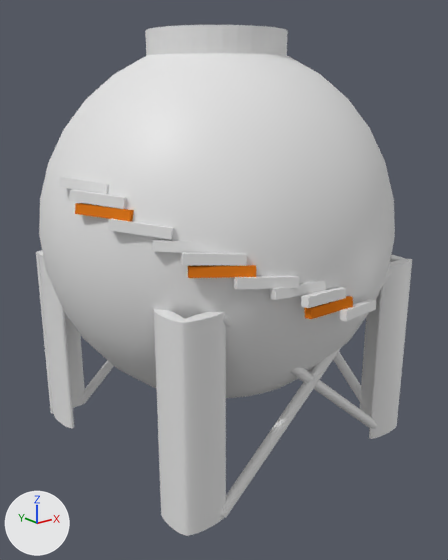
A saved change to the Blender file Madiyar/capacity.blend.
Rendered twice from a 50 mm lens placed at (-4.98, -6.21, 3.54), pointed at (0.16, 0.22, 0.97). The axes (+X, +Y, +Z) are drawn at lower left. The lights are the same throughout.
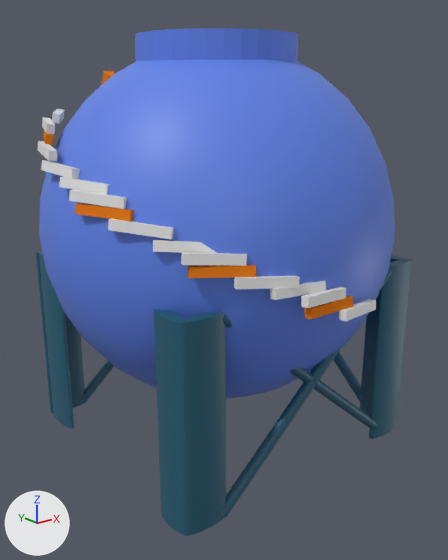
Commit message: Madiyar finished object Capacity

Pixel boxes (x1, y1, x2, y2) of what changed, in the pictures (448 x 560 px):
'Sphere', recoloured (white to blue): (39, 53, 395, 398) in both
'Cylinder.004', recoloured (grey to blue): (181, 312, 226, 536) in both
'Cylinder.014', recoloured (grey to blue): (154, 309, 186, 535) in both
'Cylinder', recoloured, rescaled: before (145, 25, 288, 56); after (135, 28, 298, 61)
'Cylinder.003', recoloured (grey to blue): (369, 259, 412, 439) in both
'Cylinder.013', recoloured (grey to blue): (39, 251, 74, 428) in both
'Cylinder.006', recoloured (grey to blue): (221, 269, 392, 518) in both
'Cylinder.002', recoloured (grey to blue): (36, 250, 85, 413) in both
'Cylinder.010', recoloured (grey to blue): (360, 255, 405, 416) in both
'Cylinder.005', recoloured (grey to blue): (222, 314, 378, 429) in both
'Cylinder.012', recoloured (grey to blue): (333, 352, 365, 408) in both
'Cube.016', added: after (41, 160, 80, 179)
'Cylinder.008', recoloured (grey to blue): (80, 360, 114, 404) in both
'Cube.012', added: after (38, 141, 57, 161)
'Cube.013', added: after (42, 117, 55, 134)
'Cube.015', added: after (52, 109, 65, 124)
'Cube.014', added: after (44, 130, 54, 145)
'Cube.017', added: after (81, 71, 115, 339)

Patch to the scene script:
```diff
--- a/Madiyar/capacity.blend.py
+++ b/Madiyar/capacity.blend.py
@@ me_sphere @@
 me_sphere.from_pydata(...)  # 482 vertices, 512 faces; spans x -1.0..1.0, y -1.0..1.0, z -1.0..1.0
+me_sphere.materials.append(mat_material)  # blue #5f82e7
@@ me_cylinder @@
 me_cylinder.from_pydata(...)  # 128 vertices, 98 faces; spans x -1.0..1.0, y -1.0..1.0, z -1.0..1.0
+me_cylinder.materials.append(mat_material)  # blue #5f82e7
@@ me_cylinder_003 @@
 me_cylinder_003.from_pydata(...)  # 64 vertices, 34 faces; spans x -1.0..1.0, y -1.0..1.0, z -1.0..1.0
+me_cylinder_003.materials.append(mat_material_004)  # dark cyan #225c72
@@ me_cylinder_004 @@
 me_cylinder_004.from_pydata(...)  # 64 vertices, 34 faces; spans x -1.0..1.0, y -1.0..1.0, z -1.0..1.0
+me_cylinder_004.materials.append(mat_material_004)  # dark cyan #225c72
@@ me_cylinder_005 @@
 me_cylinder_005.from_pydata(...)  # 64 vertices, 34 faces; spans x -1.0..1.0, y -1.0..1.0, z -1.0..1.0
+me_cylinder_005.materials.append(mat_material_004)  # dark cyan #225c72
@@ me_cylinder_006 @@
 me_cylinder_006.from_pydata(...)  # 64 vertices, 34 faces; spans x -1.0..1.0, y -1.0..1.0, z -1.0..1.0
+me_cylinder_006.materials.append(mat_material_004)  # dark cyan #225c72
@@ me_cylinder_008 @@
 me_cylinder_008.from_pydata(...)  # 64 vertices, 34 faces; spans x -1.0..1.0, y -1.0..1.0, z -1.0..1.0
+me_cylinder_008.materials.append(mat_material_004)  # dark cyan #225c72
@@ me_cylinder_010 @@
 me_cylinder_010.from_pydata(...)  # 64 vertices, 34 faces; spans x -1.0..1.0, y -1.0..1.0, z -1.0..1.0
+me_cylinder_010.materials.append(mat_material_004)  # dark cyan #225c72
@@ me_cylinder_012 @@
 me_cylinder_012.from_pydata(...)  # 64 vertices, 34 faces; spans x -1.0..1.0, y -1.0..1.0, z -1.0..1.0
+me_cylinder_012.materials.append(mat_material_004)  # dark cyan #225c72
@@ me_cylinder_014 @@
 me_cylinder_014.from_pydata(...)  # 64 vertices, 34 faces; spans x -1.0..1.0, y -1.0..1.0, z -1.0..1.0
+me_cylinder_014.materials.append(mat_material_004)  # dark cyan #225c72
@@ me_cylinder_015 @@
 me_cylinder_015.from_pydata(...)  # 64 vertices, 34 faces; spans x -1.0..1.0, y -1.0..1.0, z -1.0..1.0
+me_cylinder_015.materials.append(mat_material_004)  # dark cyan #225c72
@@ me_cylinder_016 @@
 me_cylinder_016.from_pydata(...)  # 64 vertices, 34 faces; spans x -1.0..1.0, y -1.0..1.0, z -1.0..1.0
+me_cylinder_016.materials.append(mat_material_004)  # dark cyan #225c72
@@ ob_cylinder @@
 ob_cylinder.location = (-0.1, 0.03, 3.81)
-ob_cylinder.scale = (-0.838, -0.838, -0.348)
+ob_cylinder.scale = (-0.965, -0.965, -0.303)
@@ ob_cube_017 @@
+ob_cube_017 = bpy.data.objects.new('Cube.017', me_cube)  # a box spanning x -1.0..1.0, y -1.0..1.0, z -1.0..1.0; in mat_material_001 (orange #e77c1f)
+ob_cube_017.location = (-0.61, 2.65, 1.36)
+ob_cube_017.rotation_euler = (-0.00274, 0.381, -1.578)  # degrees (-0.2, 22, -90)
+ob_cube_017.scale = (0.086, 0.0717, 2.52)
@@ ob_cube_016 @@
+ob_cube_016 = bpy.data.objects.new('Cube.016', me_cube_012.copy())  # the mesh of ob_cube_011
+ob_cube_016.location = (-2.18, 0.08, 2.69)
+ob_cube_016.rotation_euler = (0.0445, 0.184, 0.0828)  # degrees (2.5, 11, 4.7)
+ob_cube_016.scale = (0.044, 0.323, 0.0539)
@@ ob_cube_015 @@
+ob_cube_015 = bpy.data.objects.new('Cube.015', me_cube_012.copy())  # the mesh of ob_cube_011
+ob_cube_015.location = (-1.67, 1.15, 3.19)
+ob_cube_015.rotation_euler = (0.0445, 0.184, -0.504)  # degrees (2.5, 11, -29)
+ob_cube_015.scale = (0.044, 0.323, 0.0539)
@@ ob_cube_014 @@
+ob_cube_014 = bpy.data.objects.new('Cube.014', me_cube_015)  # a box spanning x -1.0..1.0, y -1.0..1.0, z -1.0..1.0; in mat_material_001 (orange #e77c1f)
+ob_cube_014.location = (-1.92, 0.92, 2.97)
+ob_cube_014.rotation_euler = (0.0319, 0.153, -0.382)  # degrees (1.8, 8.8, -22)
+ob_cube_014.scale = (0.044, 0.323, 0.0539)
@@ ob_cube_013 @@
+ob_cube_013 = bpy.data.objects.new('Cube.013', me_cube_012.copy())  # the mesh of ob_cube_011
+ob_cube_013.location = (-1.88, 0.98, 3.09)
+ob_cube_013.rotation_euler = (0.0696, 0.117, -0.321)  # degrees (4, 6.7, -18)
+ob_cube_013.scale = (0.044, 0.307, 0.0539)
@@ ob_cube_012 @@
+ob_cube_012 = bpy.data.objects.new('Cube.012', me_cube_012.copy())  # the mesh of ob_cube_011
+ob_cube_012.location = (-2.12, 0.53, 2.85)
+ob_cube_012.rotation_euler = (0.0814, 0.109, -0.217)  # degrees (4.7, 6.2, -12)
+ob_cube_012.scale = (0.044, 0.323, 0.0539)
```
